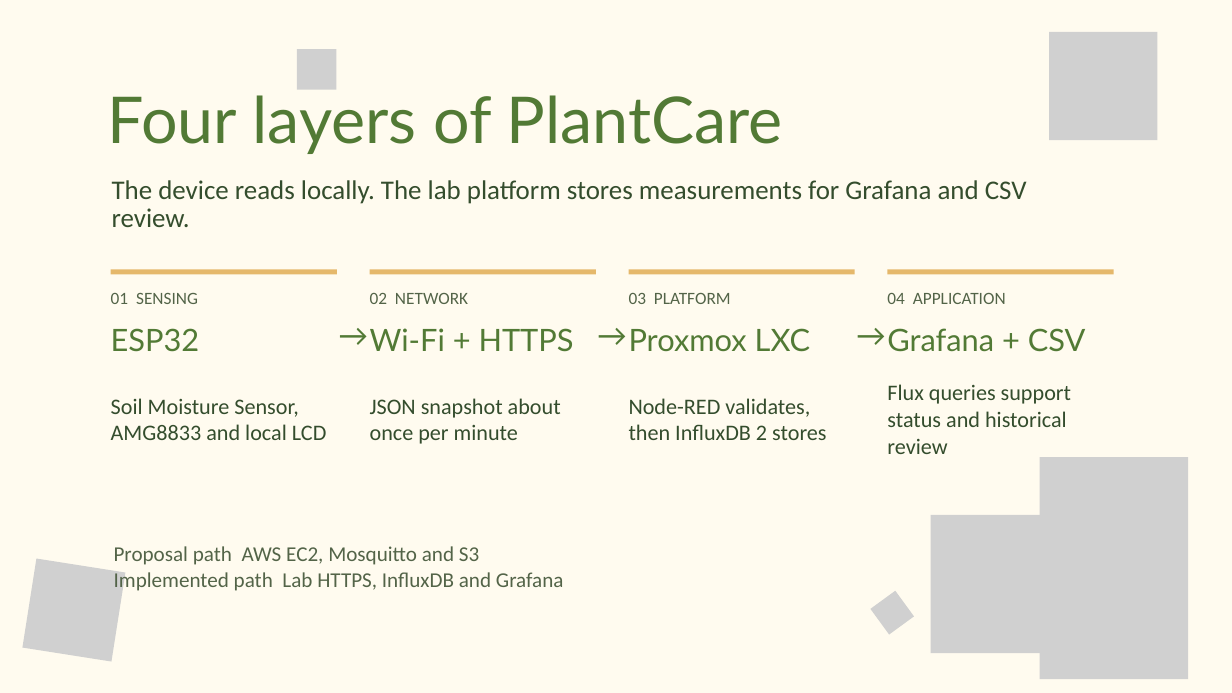
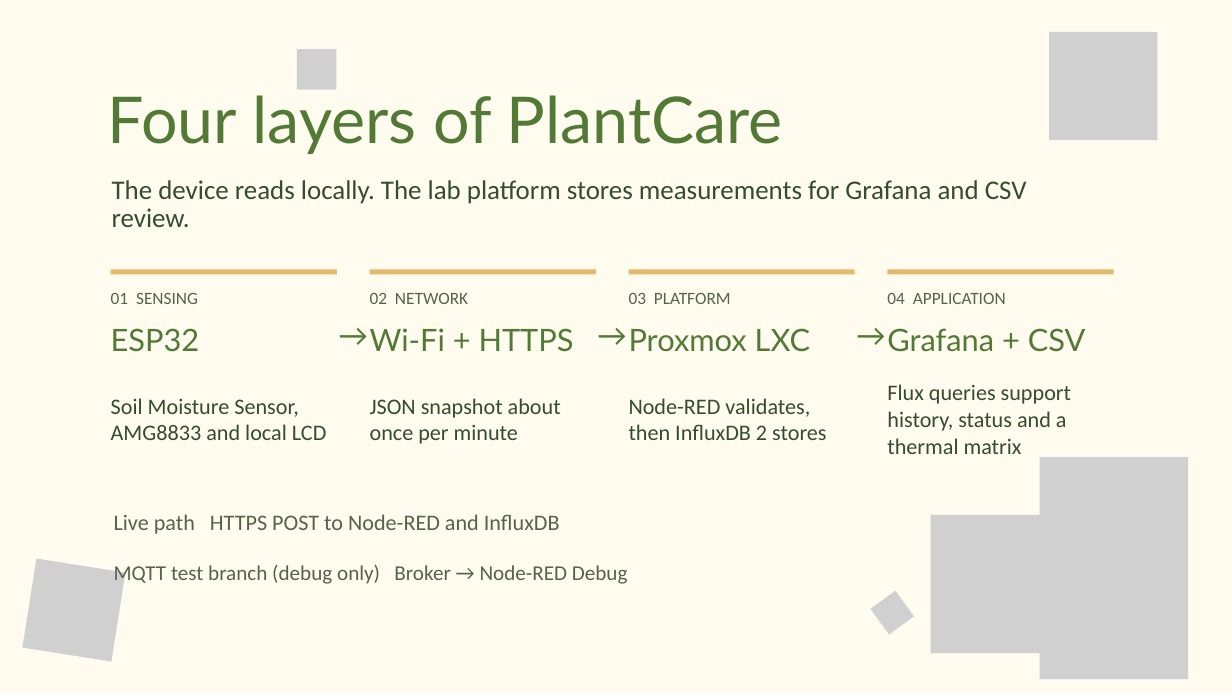
Before and after one commit to Waranon021/Plantcare-IOT, a slide deck: slide 4 of docs/PlantCare-IoT-Final-Presentation.pptx. Drawn at 1232x693 pixels with LibreOffice and Linux fonts; fonts in the diff are those of the drawing; grey boxes stand for pictures. Boxes give left, top, right and bottom in pixels: in the first picture for what was removed or moved away, otherwise in the second. Text is boxed around its words. In the diff, an @@ line names an element or a change of style, - is before the commit and + after.

Commit message:
Update PlantCare dashboard, thermal matrix, and presentation

```diff
--- a/docs/PlantCare-IoT-Final-Presentation.pptx
+++ b/docs/PlantCare-IoT-Final-Presentation.pptx
@@ text at (x1=887, y1=384, x2=1071, y2=454): text changed @@
-Flux queries support status and historical review
+Flux queries support history, status and a thermal matrix
@@ text at (x1=114, y1=514, x2=560, y2=534): text changed; size 24.8 to 25.9 pt @@
-Proposal path AWS EC2, Mosquitto and S3
-Implemented path Lab HTTPS, InfluxDB and Grafana
+Live path HTTPS POST to Node-RED and InfluxDB
@@ text added at (x1=114, y1=565, x2=628, y2=587), 24.8 pt, text #536448 @@
+MQTT test branch (debug only) Broker → Node-RED Debug
```
Also in this commit, not shown: 4 other slides changed, 1 slide added, 13 other files.
